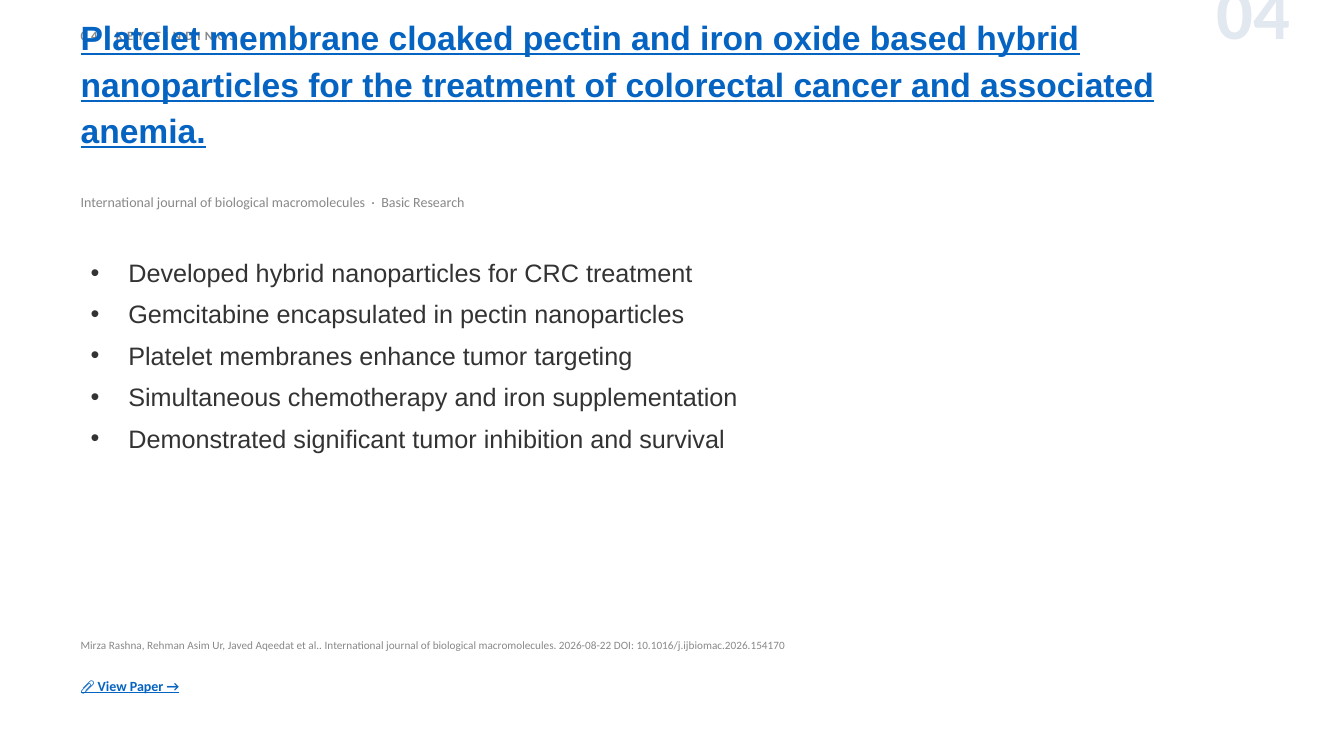
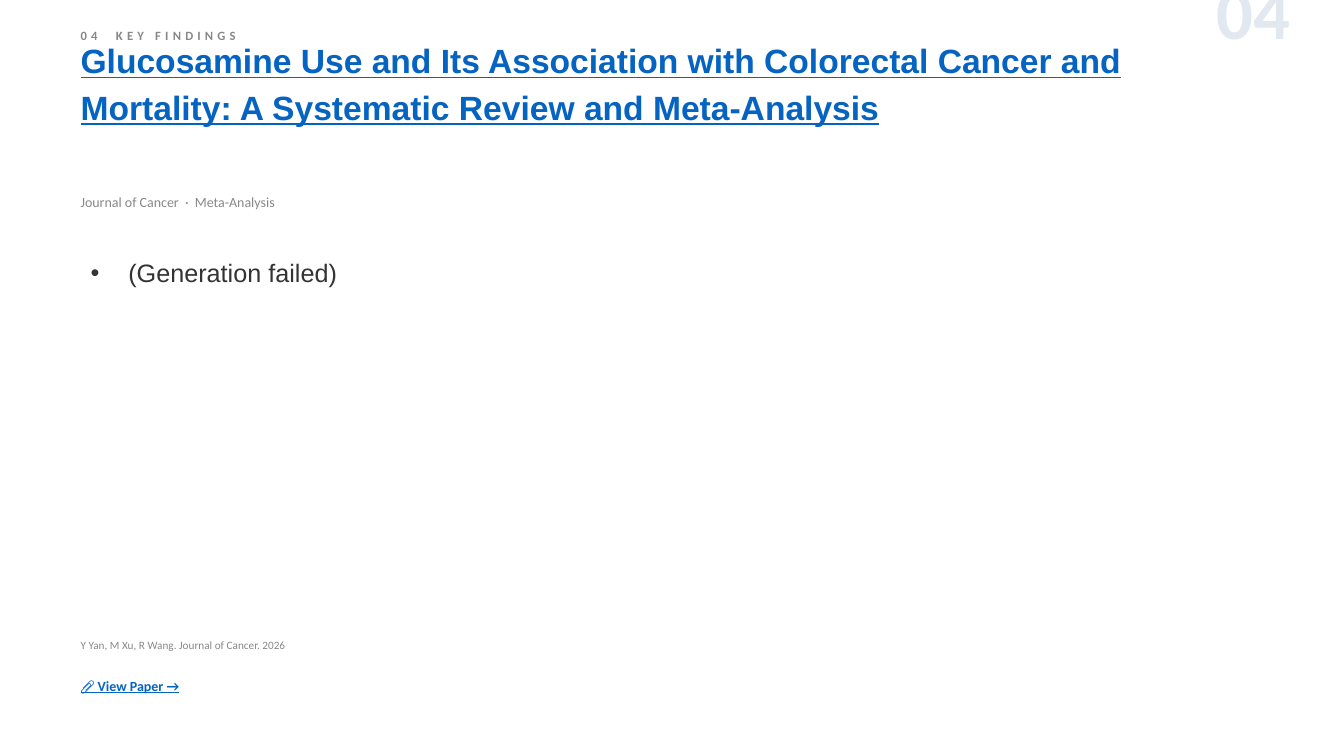
Before and after one commit to jejenhu-maker/colorectal-weekly-digest, a slide deck: slide 6 of docs/digest-en.pptx. Drawn at 1344x756 pixels with LibreOffice and Linux fonts; fonts in the diff are those of the drawing. Boxes give left, top, right and bottom in pixels: in the first picture for what was removed or moved away, otherwise in the second. Text is boxed around its words. In the diff, an @@ line names an element or a change of style, - is before the commit and + after.

```diff
--- a/docs/digest-en.pptx
+++ b/docs/digest-en.pptx
@@ text at (81, 48, 1121, 127): text changed @@
-Platelet membrane cloaked pectin and iron oxide based hybrid nanoparticles for the treatment of colorectal cancer and associated anemia.
+Glucosamine Use and Its Association with Colorectal Cancer and Mortality: A Systematic Review and Meta-Analysis
@@ text at (81, 197, 275, 209): text changed @@
-International journal of biological macromolecules · Basic Research
+Journal of Cancer · Meta-Analysis
@@ text at (128, 263, 337, 288): text changed @@
-• Developed hybrid nanoparticles for CRC treatment
-• Gemcitabine encapsulated in pectin nanoparticles
-• Platelet membranes enhance tumor targeting
-• Simultaneous chemotherapy and iron supplementation
-• Demonstrated significant tumor inhibition and survival
+• (Generation failed)
@@ text at (81, 641, 285, 651): text changed @@
-Mirza Rashna, Rehman Asim Ur, Javed Aqeedat et al.. International journal of biological macromolecules. 2026-08-22 DOI: 10.1016/j.ijbiomac.2026.154170
+Y Yan, M Xu, R Wang. Journal of Cancer. 2026
```
Also in this commit, not shown: 12 other slides changed, 1 slide added, 1 slide removed, 2 other files.
